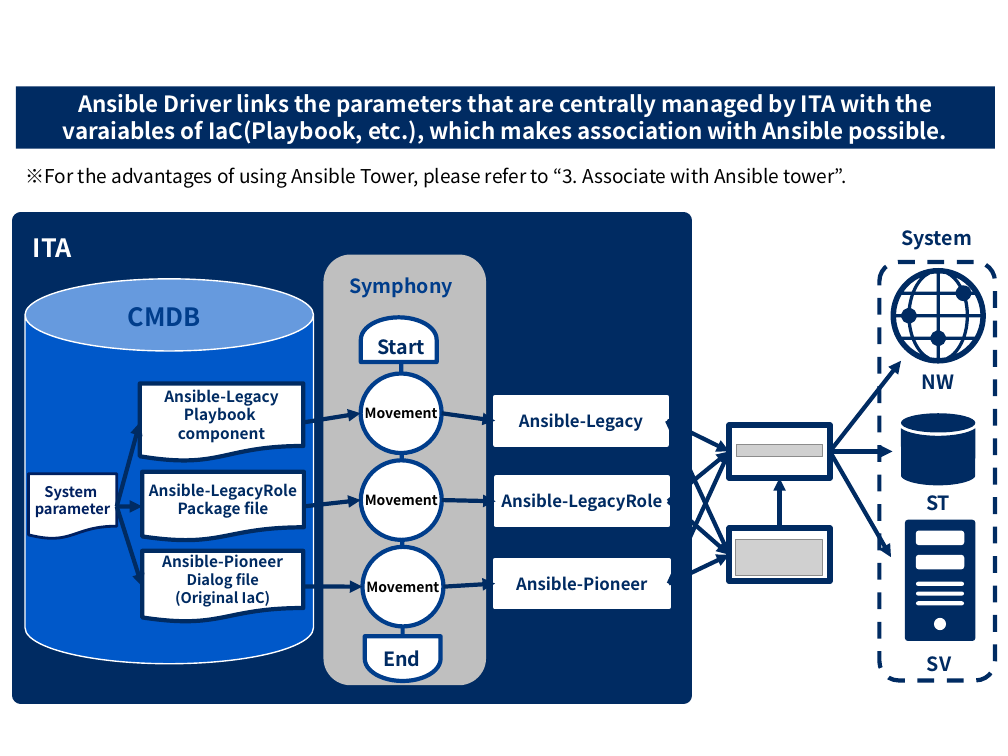
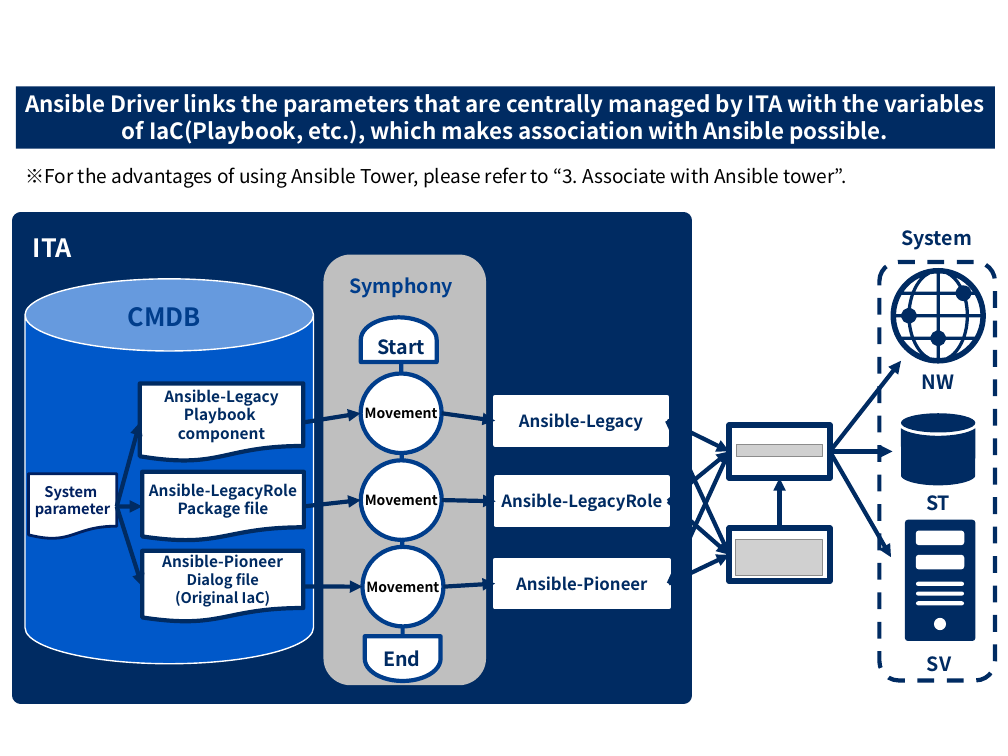
Before and after one commit to exastro-suite/it-automation-docs, a slide deck: slide 4 of asset/Learn/ITA-Ansible-Driver_lecture.pptx. Drawn at 1008x756 pixels with LibreOffice and Linux fonts; fonts in the diff are those of the drawing; grey boxes stand for pictures; background and template pictures are left out. Boxes give left, top, right and bottom in pixels: in the first picture for what was removed or moved away, otherwise in the second. Text is boxed around its words. In the diff, an @@ line names an element or a change of style, - is before the commit and + after.

```diff
--- a/asset/Learn/ITA-Ansible-Driver_lecture.pptx
+++ b/asset/Learn/ITA-Ansible-Driver_lecture.pptx
@@ text in rectangle at <box>25,94,985,144</box>: text changed @@
-Ansible Driver links the parameters that are centrally managed by ITA with the varaiables of IaC(Playbook, etc.), which makes association with Ansible possible.
+Ansible Driver links the parameters that are centrally managed by ITA with the variables of IaC(Playbook, etc.), which makes association with Ansible possible.
```
Also in this commit, not shown: 16 other slides changed, 1 slide added, 1 other file.
